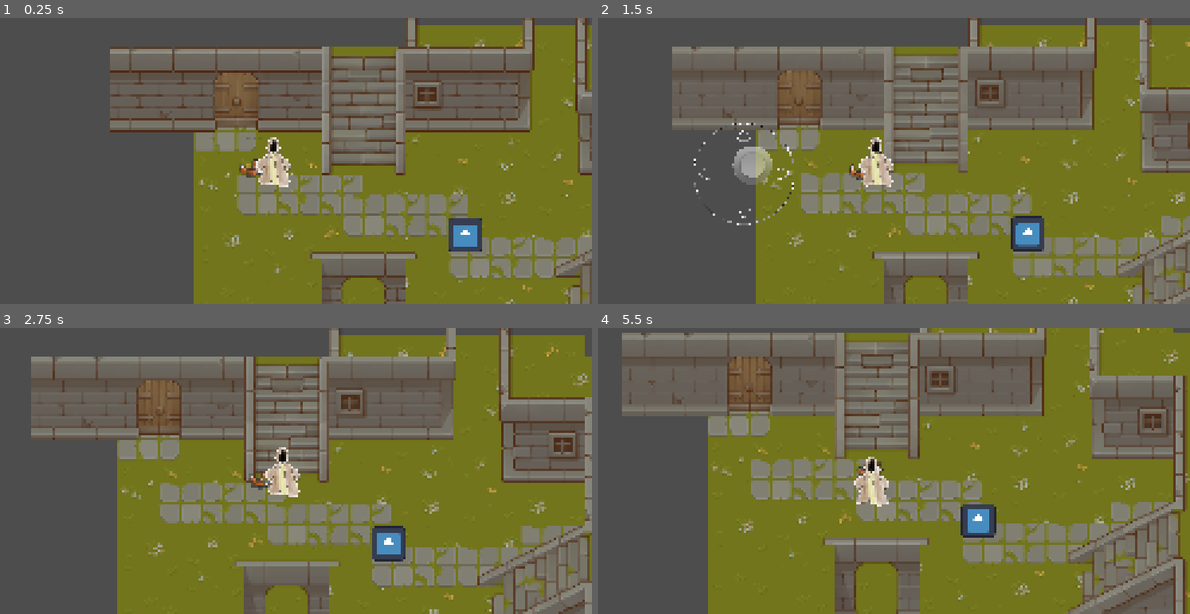
Above: before the commit, frames 1-4 (two rows, left to right).
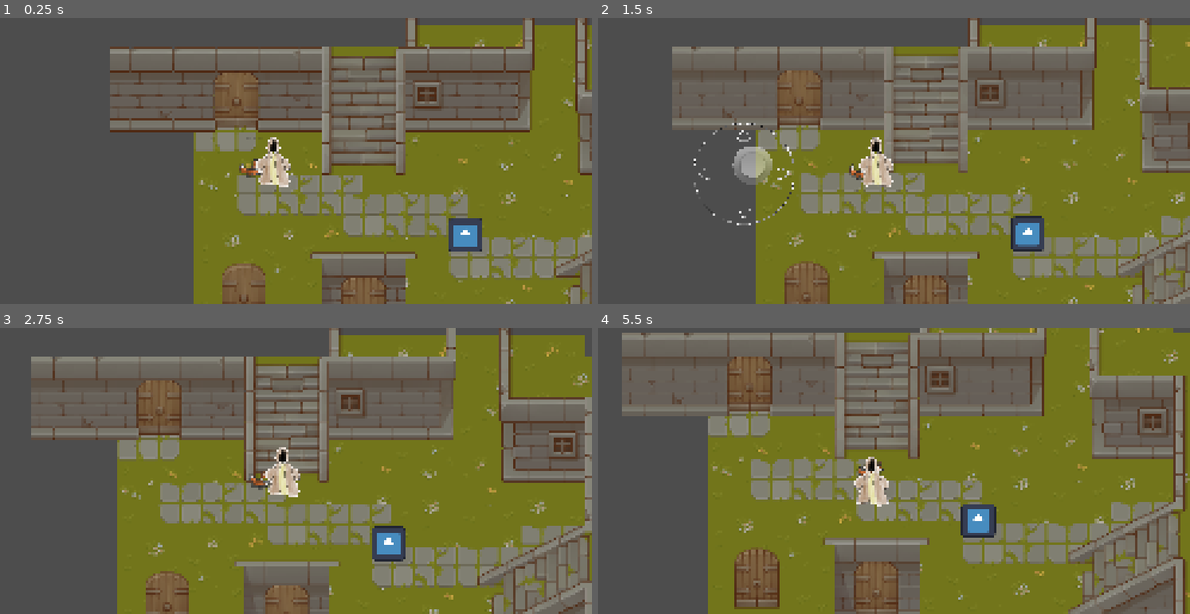
Above: after the commit, the same moments.

Repository: Davinca123/Everbond
Game: Godot game, scene res://scenes/world/world.tscn
The game is run twice, just before and just after one commit, with the same random seed, the same clock (stepped at 60 frames per second) and the same inputs. The engine's default icon, where the game draws it, is replaced by a stand-in: a white triangle on a blue panel in a dark square.
Inputs (mouse positions are in pixels of both pictures, inside the frame that each line leads up to):
- Up to frame 1 (0.25 s): no input
- Up to frame 2 (1.5 s): move the mouse to (1012, 146) at 0.52 s; hold Right (ui_right) 0.53-1.25 s; click (1012, 146) at 0.67 s; drag from (746, 175) to (805, 100) at 1.27 s
- Up to frame 3 (2.75 s): move the mouse to (337, 408) at 2.02 s; hold Right (ui_right) from 2.03 s (still down)
- Up to frame 4 (5.5 s): release Right (ui_right) at 2.75 s; drag from (840, 528) to (988, 542) at 2.77 s; move the mouse to (1059, 513) at 3.52 s; hold Left (ui_left) 3.53-4.25 s; drag from (680, 428) to (982, 542) at 4.27 s; move the mouse to (905, 471) at 5.02 s; hold Down (ui_down) from 5.03 s (still down); click (905, 471) at 5.17 s

The runs differ from the first frame. In frame 1, 1.6% of the frame differs, in the area x 37-66%, y 85-100%; in frame 2, 1.7%; in frame 3, 1.7%; in frame 4, 2.8%, in the area x 23-51%, y 76-100%.

Commit message:
feat: Changeable interior door texture. Add closed door dialogue box.

Diff:
--- a/scenes/maps/House1Interior.tscn
+++ b/scenes/maps/House1Interior.tscn
@@ -4,6 +4,7 @@
 [ext_resource type="PackedScene" uid="uid://brltg8tefhlph" path="res://scenes/objects/door.tscn" id="1_7l1wv"]
 [ext_resource type="PackedScene" uid="uid://dxesken2bk8s" path="res://scenes/player/player.tscn" id="1_mysaq"]
 [ext_resource type="PackedScene" uid="uid://dwudlhw4kt30x" path="res://scenes/ui/screen_ui.tscn" id="2_7l1wv"]
+[ext_resource type="Texture2D" uid="uid://bi7t4p8mb5rsw" path="res://icon.svg" id="3_w2buc"]
 
 [node name="House1Interior" type="Node2D" unique_id=1321779917]
 script = ExtResource("1_4jjnt")
@@ -14,6 +15,11 @@
 
 [node name="ExitDoor" parent="Doors" unique_id=1863234116 instance=ExtResource("1_7l1wv")]
 target_scene_path = "uid://c5lc3kwm41j6l"
+door_texture = ExtResource("3_w2buc")
+
+[node name="Sprite2D" parent="Doors/ExitDoor" index="0" unique_id=437628292]
+region_rect = Rect2(96, 0, 32, 128)
+region_filter_clip_enabled = true
 
 [node name="Walls_TileMapLayer" type="TileMapLayer" parent="." unique_id=1424282499]
 
@@ -26,3 +32,5 @@
 position = Vector2(605, 191)
 
 [node name="ScreenUI" parent="." unique_id=17775954 instance=ExtResource("2_7l1wv")]
+
+[editable path="Doors/ExitDoor"]
--- a/scenes/npc/npc.gd
+++ b/scenes/npc/npc.gd
@@ -42,7 +42,7 @@
 	if player_in_range and not is_talking:
 		is_talking = true
 		# Amíg beszélünk, tüntessük el az interakciós gombot
-		#SignalBus.hide_interaction_button.emit()
+		SignalBus.hide_interaction_button.emit()
 		# Elindítjuk a párbeszédet
 		SignalBus.dialogue_started.emit(npc_name, dialogue_lines)
 
--- a/scenes/objects/door.gd
+++ b/scenes/objects/door.gd
@@ -4,12 +4,11 @@
 @onready var collision_shape: CollisionShape2D = $CollisionShape2D
 @onready var sprite_2d: Sprite2D = $Sprite2D
 
-const FRAME_CLOSED: int = 0  # A csukott ajtó csempe indexe
-const FRAME_OPEN: int = 1    # A nyitott ajtó csempe indexe
-
 var player_in_range: bool = false
 var is_open: bool = false
 var interaction_type: String = "door_enter"
+var FRAME_CLOSED: int = 0
+var FRAME_OPEN: int = 1
 
 # --- EDITORTÓL FÜGGŐ EGYEDI TULAJDONSÁGOK ---
 @export_group("Teleportáció")
@@ -52,8 +51,8 @@
 			is_locked = false # Feloldjuk a zárat véglegesen
 			open_door()
 		else:
-			print("Door: It's locked! You need a key.")
-			# Itt küldhetsz egy üzenetet a DialogueBox-nak, hogy írja ki: "Zárva van..."
+			SignalBus.hide_interaction_button.emit()
+			SignalBus.dialogue_started.emit("", (["Zárva van..."] as Array[String]))
 			return
 	else:
 		open_door()
--- a/scenes/objects/door.tscn
+++ b/scenes/objects/door.tscn
@@ -26,6 +26,7 @@
 shape = SubResource("RectangleShape2D_uw3m6")
 
 [node name="InteractionArea" type="Area2D" parent="." unique_id=830554990]
+visible = false
 
 [node name="CollisionShape2D" type="CollisionShape2D" parent="InteractionArea" unique_id=1957453873]
 position = Vector2(0, 45)
--- a/scenes/world/world.tscn
+++ b/scenes/world/world.tscn
@@ -620,6 +620,14 @@
 position = Vector2(160, 0)
 target_scene_path = "uid://c26rmcpxyas7m"
 
+[node name="DoorClosed" parent="Doors" unique_id=718917756 instance=ExtResource("5_gb53w")]
+position = Vector2(640, 779)
+is_locked = true
+required_key_name = "Kulcs"
+
+[node name="DoorThrough" parent="Doors" unique_id=134896759 instance=ExtResource("5_gb53w")]
+position = Vector2(188, 742)
+
 [node name="Walls_TileMapLayer" type="TileMapLayer" parent="." unique_id=964101102]
 scale = Vector2(5, 5)
 tile_map_data = PackedByteArray("AAAFAP3/AAABAAEAAAAFAP7/AAABAAIAAAAFAP//AAAGAAYAAAAFAAAAAAAGAAcAAAAGAP3/AAACAAEAAAAGAP …(992 unchanged characters)…
